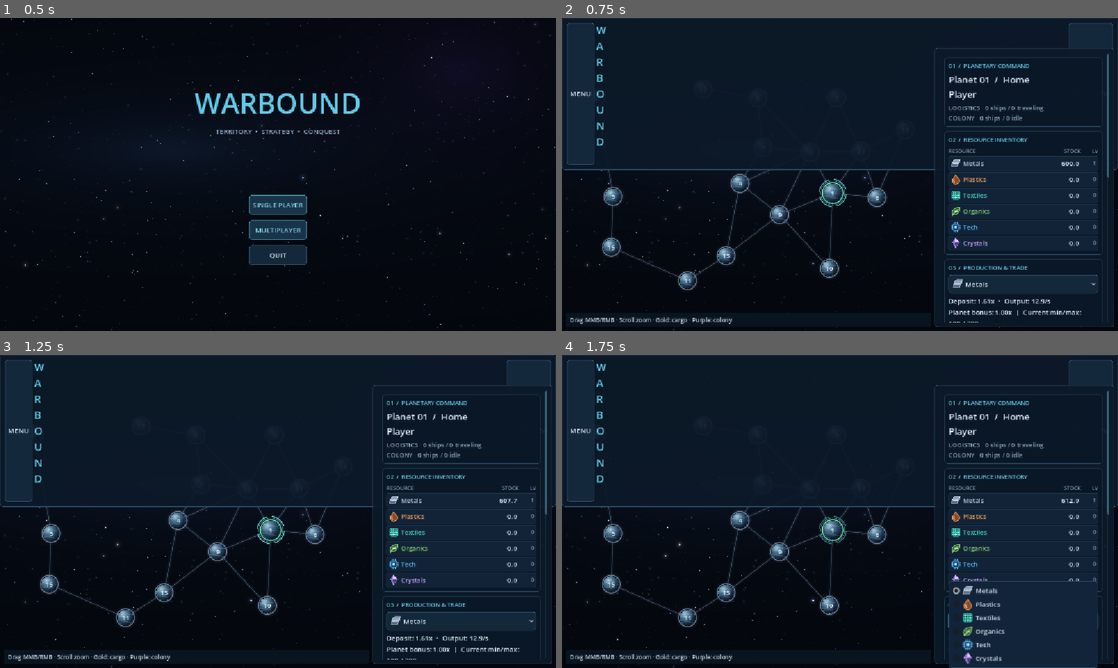
Above: before the commit, frames 1-4 (two rows, left to right).
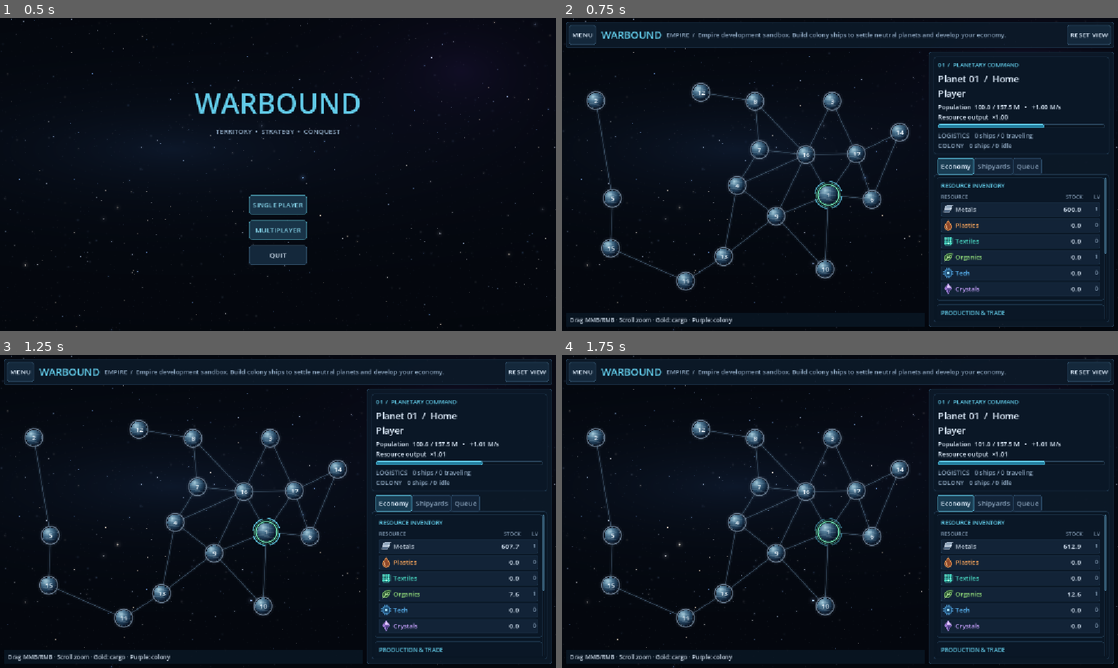
Above: after the commit, the same moments.

Repository: Allumnium/krangblade
Game: Godot game, scene res://scenes/main.tscn
Two runs of this game, one before a commit and one after it. Both use one fixed random seed, a clock stepped at 60 frames per second and the inputs below.
Inputs:
- Up to frame 1 (0.5 s): no input
- Up to frame 2 (0.75 s): click "SINGLE PLAYER" at 0.5 s
- Up to frame 3 (1.25 s): no input
- Up to frame 4 (1.75 s): click "Metals" at 1.25 s

Frame 1 is identical in both runs. In frame 2, 13% of the frame differs, in the area x 0-100%, y 0-99%; in frame 3, 13%; in frame 4, 13%, in the area x 0-100%, y 0-100%.

Commit message:
Fix HUD layout and add population governed by local Organics output

Diff:
--- a/scripts/economy_rules.gd
+++ b/scripts/economy_rules.gd
@@ -3,6 +3,13 @@
 const MAP = preload("res://scripts/planet_map.gd")
 const RESOURCES = ["Metals", "Plastics", "Textiles", "Organics", "Tech", "Crystals"]
 const EXTRACTED = ["Metals", "Plastics", "Crystals"]
+const ACTIVE_PRODUCTION = ["Metals", "Plastics", "Organics", "Crystals"]
+# Prototype demographic scale; population is expressed in millions.
+const HOME_POPULATION: float = 100.0
+const COLONY_POPULATION: float = 10.0
+const ORGANICS_PER_LEVEL: float = 8.0
+const POPULATION_PER_ORGANICS_RATE: float = 12.5
+const POPULATION_GROWTH_RATE: float = 0.01
 const CARGO_CAPACITY: float = 10.0
 const SHIP_SPEED: float = 95.0
 const SHIP_SIZE: int = 1
@@ -42,9 +49,10 @@
             # Bootstrap values are test data, not final economy balance.
             abundance["Metals"] = maxf(1.0, float(abundance["Metals"]))
             levels["Metals"] = 1
+            levels["Organics"] = 1
             stock["Metals"] = 600.0
             yards.append({"level": 1, "job": -1})
-        planets.append({"owner": owner, "home": home, "stock": stock, "levels": levels,
+        planets.append({"owner": owner, "home": home, "population": HOME_POPULATION if home else 0.0, "stock": stock, "levels": levels,
             "abundance": abundance, "bonuses": bonuses, "thresholds": thresholds,
             "yards": yards, "queue": []})
     return {"map": map_data, "planets": planets, "ships": [], "teams": teams, "next_id": 1}
@@ -101,7 +109,10 @@
         return false
     var at: int = int(ship["at"])
     if int(state["planets"][at]["owner"]) == 0:
-        state["planets"][at]["owner"] = int(ship["owner"])
+        var colony: Dictionary = state["planets"][at]
+        colony["owner"] = int(ship["owner"])
+        colony["population"] = COLONY_POPULATION
+        colony["levels"]["Organics"] = 1
         return true # consumed to establish the colony
     # Another ship arrived first. Return to launch without claiming or combat.
     var back: Array[int] = []
@@ -111,11 +122,28 @@
     _set_route(ship, back)
     return false
 
+static func population_capacity(planet: Dictionary) -> float:
+    return rate(planet, "Organics") * POPULATION_PER_ORGANICS_RATE
+
+static func population_multiplier(planet: Dictionary) -> float:
+    return float(planet["population"]) / HOME_POPULATION
+
+static func population_growth(planet: Dictionary) -> float:
+    var current: float = float(planet["population"])
+    var capacity: float = population_capacity(planet)
+    if capacity <= current:
+        return 0.0
+    return minf(current * POPULATION_GROWTH_RATE, capacity - current)
+
 static func rate(planet: Dictionary, resource: String) -> float:
-    if not EXTRACTED.has(resource) or int(planet["owner"]) == 0:
+    if not ACTIVE_PRODUCTION.has(resource) or int(planet["owner"]) == 0:
         return 0.0
     var level: int = int(planet["levels"][resource])
-    return 8.0 * level * float(planet["abundance"].get(resource, 0.0)) * float(planet["bonuses"].get(resource, 1.0))
+    var bonus: float = float(planet["bonuses"].get(resource, 1.0))
+    if resource == "Organics":
+        # Independent of population to avoid a circular food/output dependency.
+        return ORGANICS_PER_LEVEL * level * bonus
+    return 8.0 * level * float(planet["abundance"].get(resource, 0.0)) * bonus * population_multiplier(planet)
 
 static func max_size(level: int) -> int:
     return level
@@ -185,7 +213,7 @@
             if EXTRACTED.has(target) and float(p["abundance"].get(target, 0.0)) <= 0.0:
                 return false
             # Non-extraction production rules have not been designed yet.
-            if not EXTRACTED.has(target):
+            if not ACTIVE_PRODUCTION.has(target):
                 return false
             level = int(p["levels"][target]) + 1
         _: return false
@@ -256,7 +284,12 @@
     var p: Dictionary = state["planets"][index]
     if int(p["owner"]) == 0:
         return
-    for resource in EXTRACTED:
+    var current: float = float(p["population"])
+    var cap: float = population_capacity(p)
+    # Growth is capped by local Organics output, not stored/imported inventory.
+    if current < cap:
+        p["population"] = minf(cap, current + population_growth(p) * dt)
+    for resource in ACTIVE_PRODUCTION:
         p["stock"][resource] = float(p["stock"][resource]) + rate(p, resource) * dt
     # Upgrades and new infrastructure use fixed durations. Shipyards are not needed.
     for item in (p["queue"] as Array).duplicate():
--- a/scripts/match.gd
+++ b/scripts/match.gd
@@ -7,7 +7,8 @@
 const ECONOMY = preload("res://scripts/economy_rules.gd")
 const COLORS = [Color("#607286"), Color("#67d4a9"), Color("#f4a46a"), Color("#77aafe"),
     Color("#ce91ed"), Color("#eed16b"), Color("#f084a6"), Color("#6bcbd4"), Color("#ed7577")]
-const PANEL_WIDTH: float = 380.0
+const PANEL_WIDTH: float = 392.0
+const HEADER_HEIGHT: float = 54.0
 const RADIUS: float = 17.0
 const MIN_ZOOM: float = 0.5
 const MAX_ZOOM: float = 4.0
@@ -15,6 +16,12 @@
 
 var session: Node
 var map_canvas: Control
+var header_panel: PanelContainer
+var brand_label: Label
+var inspector_panel: PanelContainer
+var inspector_tabs: TabContainer
+var population_label: Label
+var population_bar: ProgressBar
 var zoom: float = 1.0
 var pan: Vector2 = Vector2.ZERO
 var drag_button: int = 0
@@ -85,7 +92,7 @@
     add_child(map_canvas)
     map_canvas.set_anchors_and_offsets_preset(Control.PRESET_FULL_RECT)
     map_canvas.offset_left = 8
-    map_canvas.offset_top = 62
+    map_canvas.offset_top = HEADER_HEIGHT + 16
     map_canvas.offset_right = -PANEL_WIDTH - 8
     map_canvas.offset_bottom = -8
     map_canvas.clip_contents = true
@@ -93,45 +100,52 @@
     map_canvas.gui_input.connect(_map_input)
     map_canvas.draw.connect(_draw_map)
     map_canvas.resized.connect(map_canvas.queue_redraw)
-    var header := PanelContainer.new()
-    add_child(header)
-    header.set_anchors_and_offsets_preset(Control.PRESET_TOP_WIDE)
-    header.offset_bottom = 54
+    header_panel = PanelContainer.new()
+    add_child(header_panel)
+    header_panel.add_theme_stylebox_override("panel", HUD.surface(Color("#0c1928ed"), Color("#284661"), 6))
+    header_panel.set_anchors_and_offsets_preset(Control.PRESET_TOP_WIDE)
+    header_panel.offset_left = 8
+    header_panel.offset_right = -8
+    header_panel.offset_top = 8
+    header_panel.offset_bottom = 8 + HEADER_HEIGHT
     var row := HBoxContainer.new()
-    header.add_child(row)
+    row.add_theme_constant_override("separation", 10)
+    header_panel.add_child(row)
     leave = _button("RETURN", _leave, row)
-    var brand := _label("WARBOUND", 21)
-    brand.add_theme_color_override("font_color", HUD.ACCENT)
-    row.add_child(brand)
+    brand_label = _label("WARBOUND", 21)
+    brand_label.autowrap_mode = TextServer.AUTOWRAP_OFF
+    brand_label.add_theme_color_override("font_color", HUD.ACCENT)
+    row.add_child(brand_label)
     heading = _label("EMPIRE", 13)
+    heading.autowrap_mode = TextServer.AUTOWRAP_OFF
     heading.add_theme_color_override("font_color", HUD.MUTED)
     heading.size_flags_horizontal = Control.SIZE_EXPAND_FILL
     heading.clip_text = true
+    heading.text_overrun_behavior = TextServer.OVERRUN_TRIM_ELLIPSIS
     row.add_child(heading)
     _button("RESET VIEW", _reset_view, row)
-    var panel := PanelContainer.new()
-    add_child(panel)
-    panel.anchor_left = 1.0
-    panel.anchor_right = 1.0
-    panel.anchor_bottom = 1.0
-    panel.offset_left = -PANEL_WIDTH
-    panel.offset_right = -8
-    panel.offset_top = 62
-    panel.offset_bottom = -8
-    var scroll := ScrollContainer.new()
-    panel.add_child(scroll)
-    scroll.horizontal_scroll_mode = ScrollContainer.SCROLL_MODE_DISABLED
-    var margin := MarginContainer.new()
-    margin.size_flags_horizontal = Control.SIZE_EXPAND_FILL
-    for side in ["left", "right", "top", "bottom"]:
-        margin.add_theme_constant_override("margin_" + side, 10)
-    scroll.add_child(margin)
+    inspector_panel = PanelContainer.new()
+    add_child(inspector_panel)
+    inspector_panel.anchor_left = 1.0
+    inspector_panel.anchor_right = 1.0
+    inspector_panel.anchor_bottom = 1.0
+    inspector_panel.offset_left = -PANEL_WIDTH
+    inspector_panel.offset_right = -8
+    inspector_panel.offset_top = HEADER_HEIGHT + 16
+    inspector_panel.offset_bottom = -8
     var body := VBoxContainer.new()
-    body.add_theme_constant_override("separation", 10)
-    margin.add_child(body)
+    body.add_theme_constant_override("separation", 8)
+    inspector_panel.add_child(body)
     var overview: VBoxContainer = HUD.section(body, "01  /  PLANETARY COMMAND")
     info = _label("", 19)
     overview.add_child(info)
+    population_label = _label("", 13)
+    overview.add_child(population_label)
+    population_bar = ProgressBar.new()
+    population_bar.custom_minimum_size.y = 8
+    population_bar.show_percentage = false
+    population_bar.tooltip_text = "Population relative to local Organics-supported capacity"
+    overview.add_child(population_bar)
     fleet = _label("", 13)
     fleet.add_theme_color_override("font_color", HUD.MUTED)
     overview.add_child(fleet)
@@ -139,7 +153,14 @@
     overview.add_child(colony_picker)
     send_colony_button = _button("SEND COLONY SHIP", _send_colony, overview)
     HUD.action(send_colony_button, Color("#c7a4ff"))
-    var resources: VBoxContainer = HUD.section(body, "02  /  RESOURCE INVENTORY")
+    inspector_tabs = TabContainer.new()
+    inspector_tabs.size_flags_vertical = Control.SIZE_EXPAND_FILL
+    inspector_tabs.clip_contents = true
+    body.add_child(inspector_tabs)
+    var economy_page: VBoxContainer = _inspector_page("Economy")
+    var shipyard_page: VBoxContainer = _inspector_page("Shipyards")
+    var queue_page: VBoxContainer = _inspector_page("Queue")
+    var resources: VBoxContainer = HUD.section(economy_page, "RESOURCE INVENTORY")
     inventory = VBoxContainer.new()
     inventory.add_theme_constant_override("separation", 3)
     resources.add_child(inventory)
@@ -186,7 +207,7 @@
         level_label.add_theme_color_override("font_color", HUD.MUTED)
         line.add_child(level_label)
         level_labels[resource] = level_label
-    var logistics: VBoxContainer = HUD.section(body, "03  /  PRODUCTION & TRADE")
+    var logistics: VBoxContainer = HUD.section(economy_page, "PRODUCTION & TRADE")
     resource_picker = OptionButton.new()
     for resource in ECONOMY.RESOURCES:
         resource_picker.add_icon_item(HUD.ICONS[resource], resource)
@@ -213,7 +234,7 @@
     threshold_button = _button("APPLY THRESHOLDS", _apply_thresholds, logistics)
     upgrade_resource = _button("UPGRADE PRODUCTION", func() -> void: _operation("production", _resource()), logistics)
     HUD.action(upgrade_resource)
-    var shipyards: VBoxContainer = HUD.section(body, "04  /  SHIPYARDS")
+    var shipyards: VBoxContainer = HUD.section(shipyard_page, "SHIPYARDS")
     yard_picker = OptionButton.new()
     yard_picker.item_selected.connect(func(_i: int) -> void: _refresh())
     shipyards.add_child(yard_picker)
@@ -225,7 +246,7 @@
     HUD.action(colony_button, Color("#c7a4ff"))
     yard_button = _button("BUILD SHIPYARD", func() -> void: _operation("yard"), shipyards)
     upgrade_yard = _button("UPGRADE SHIPYARD", func() -> void: _operation("yard_upgrade", str(yard_picker.selected)), shipyards)
-    var queue: VBoxContainer = HUD.section(body, "05  /  CONSTRUCTION QUEUE")
+    var queue: VBoxContainer = HUD.section(queue_page, "CONSTRUCTION QUEUE")
     jobs = ItemList.new()
     jobs.custom_minimum_size.y = 130
     jobs.item_selected.connect(func(_i: int) -> void: _refresh())
@@ -238,6 +259,18 @@
     queue.add_child(job_cost)
     cancel_button = _button("CANCEL SELECTED / REFUND", _cancel, queue)
     HUD.action(cancel_button, Color("#e9a276"))
+
+func _inspector_page(title_text: String) -> VBoxContainer:
+    var scroll := ScrollContainer.new()
+    scroll.name = title_text
+    scroll.horizontal_scroll_mode = ScrollContainer.SCROLL_MODE_DISABLED
+    scroll.size_flags_vertical = Control.SIZE_EXPAND_FILL
+    inspector_tabs.add_child(scroll)
+    var page := VBoxContainer.new()
+    page.add_theme_constant_override("separation", 8)
+    page.size_flags_horizontal = Control.SIZE_EXPAND_FILL
+    scroll.add_child(page)
+    return page
 
 func _state() -> Dictionary:
     return session.get("economy")
@@ -320,6 +353,8 @@
     cancel_button.disabled = true
     if p.is_empty():
         info.text = "Select a planet."
+        population_label.text = ""
+        population_bar.hide()
         resource_detail.text = ""
         yard_info.text = ""
         jobs.clear()
@@ -331,16 +366,23 @@
     var roster: Dictionary = session.get("players")
     var name_text: String = "Neutral" if owner == 0 else str(roster.get(owner, {}).get("name", "Player"))
     info.text = "Planet %02d%s\n%s" % [selected + 1, "  /  Home" if bool(p["home"]) else "", name_text]
+    var population: float = float(p["population"])
+    var capacity: float = ECONOMY.population_capacity(p)
+    population_label.text = "Population  %.1f / %.1f M   •   +%.2f M/s\nResource output  ×%.2f" % [population, capacity, ECONOMY.population_growth(p), ECONOMY.population_multiplier(p)]
+    population_bar.visible = capacity > 0.0
+    population_bar.value = 100.0 * population / maxf(capacity, 1.0)
     inventory.show()
     for r in ECONOMY.RESOURCES:
         stock_labels[r].text = "%.1f" % float(p["stock"][r])
         level_labels[r].text = str(int(p["levels"][r]))
     var resource: String = _resource()
-    var available: bool = ECONOMY.EXTRACTED.has(resource) and float(p["abundance"].get(resource, 0.0)) > 0.0
+    var available: bool = ECONOMY.ACTIVE_PRODUCTION.has(resource) and (not ECONOMY.EXTRACTED.has(resource) or float(p["abundance"].get(resource, 0.0)) > 0.0)
     var modifier: float = float(p["bonuses"].get(resource, 1.0))
     var detail: String = "Production rules not defined yet."
     if ECONOMY.EXTRACTED.has(resource):
         detail = "Deposit: %.2fx  •  Output: %.1f/s" % [float(p["abundance"].get(resource, 0.0)), ECONOMY.rate(p, resource)]
+    elif resource == "Organics":
+        detail = "Output: %.1f/s  •  Supports %.1f M people" % [ECONOMY.rate(p, resource), ECONOMY.population_capacity(p)]
     var t: Dictionary = p["thresholds"][resource]
     resource_detail.text = "%s\nPlanet bonus: %.2fx  |  Current min/max: %.0f / %.0f" % [detail, modifier, float(t["min"]), float(t["max"])]
     upgrade_resource.disabled = not owned or not available or ECONOMY._has_job(p, "production", resource)
--- a/scripts/ui_theme.gd
+++ b/scripts/ui_theme.gd
@@ -32,6 +32,13 @@
     result.set_color("font_color", "Label", TEXT)
     result.set_color("default_color", "RichTextLabel", TEXT)
     result.set_stylebox("panel", "PanelContainer", surface(Color("#0c1928ed"), Color("#284661"), 10))
+    result.set_stylebox("panel", "TabContainer", surface(Color("#091624"), Color("#284661"), 6))
+    result.set_stylebox("tab_selected", "TabContainer", surface(Color("#193c52"), ACCENT, 7, 3))
+    result.set_stylebox("tab_unselected", "TabContainer", surface(Color("#122337"), Color("#284661"), 7, 3))
+    result.set_stylebox("tab_hovered", "TabContainer", surface(Color("#23475e"), ACCENT, 7, 3))
+    result.set_color("font_selected_color", "TabContainer", TEXT)
+    result.set_color("font_unselected_color", "TabContainer", MUTED)
+    result.set_color("font_hovered_color", "TabContainer", TEXT)
     result.set_stylebox("panel", "PopupMenu", surface(Color("#122439"), Color("#3a627e"), 6))
     var normal := surface(Color("#14283b"), Color("#34546e"), 7)
     var hover := surface(Color("#1d3b51"), ACCENT, 7)
--- a/tests/economy_rules_test.gd
+++ b/tests/economy_rules_test.gd
@@ -24,6 +24,37 @@
     assert(not ECON.set_thresholds(state, 1, 0, "Metals", 200, 100))
     assert(ECON.set_thresholds(state, 1, 0, "Metals", 0, 100))
     assert(not ECON.enqueue(state, 1, 0, "production", "Tech"))
+
+    # Population and local Organics production are independent of stored food.
+    var demographics: Dictionary = ECON.create(graph, players, ids)
+    var home: Dictionary = demographics["planets"][0]
+    home["bonuses"]["Organics"] = 1.0
+    home["abundance"]["Metals"] = 1.0
+    assert(is_equal_approx(float(home["population"]), ECON.HOME_POPULATION))
+    assert(is_equal_approx(ECON.population_capacity(home), ECON.HOME_POPULATION))
+    assert(is_zero_approx(ECON.population_growth(home)))
+    var baseline: float = ECON.rate(home, "Metals")
+    home["population"] = ECON.HOME_POPULATION * 0.5
+    assert(is_equal_approx(ECON.rate(home, "Metals"), baseline * 0.5))
+    var food: float = ECON.rate(home, "Organics")
+    home["stock"]["Organics"] = 10000.0
+    assert(is_equal_approx(ECON.population_capacity(home), ECON.HOME_POPULATION))
+    assert(is_equal_approx(food, ECON.ORGANICS_PER_LEVEL))
+    ECON.step(demographics, 1.0)
+    assert(float(home["population"]) > ECON.HOME_POPULATION * 0.5)
+    assert(is_equal_approx(float(home["stock"]["Organics"]), 10000.0 + food))
+    home["population"] = ECON.HOME_POPULATION
+    ECON.step(demographics, 1.0)
+    assert(is_equal_approx(float(home["population"]), ECON.HOME_POPULATION))
+    assert(ECON.enqueue(demographics, 1, 0, "production", "Organics"))
+    ECON.step(demographics, 20.0)
+    assert(int(home["levels"]["Organics"]) == 2)
+    assert(is_equal_approx(ECON.population_capacity(home), ECON.HOME_POPULATION * 2.0))
+    ECON.step(demographics, 1.0)
+    assert(float(home["population"]) > ECON.HOME_POPULATION)
+    home["bonuses"]["Organics"] = 1.5
+    assert(is_equal_approx(ECON.population_capacity(home), ECON.HOME_POPULATION * 3.0))
+    assert(is_zero_approx(float(demographics["planets"][3]["population"])))
 
     # Construction is proportional, time-dependent and fully refundable.
     p["levels"]["Metals"] = 0
@@ -129,6 +160,8 @@
     assert(int(colonization["planets"][3]["owner"]) == 0)
     ECON.step(colonization, 0.5)
     assert(int(colonization["planets"][3]["owner"]) == 3)
+    assert(is_equal_approx(float(colonization["planets"][3]["population"]), ECON.COLONY_POPULATION))
+    assert(int(colonization["planets"][3]["levels"]["Organics"]) == 1)
     ECON.step(colonization, 1.0)
     assert(colonization["ships"].size() == 1)
     assert(int(c1["dest"]) == -1)
--- a/tests/map_view_smoke.gd
+++ b/tests/map_view_smoke.gd
@@ -13,6 +13,18 @@
     assert(view != null and view.has_method("_select_at"))
     await process_frame
     assert(view.theme != null)
+    var header: PanelContainer = view.get("header_panel")
+    var brand: Label = view.get("brand_label")
+    var canvas: Control = view.get("map_canvas")
+    var inspector: PanelContainer = view.get("inspector_panel")
+    assert(header.size.y <= 60.0)
+    assert(header.position.y + header.size.y < canvas.position.y)
+    assert(header.position.y + header.size.y < inspector.position.y)
+    assert(brand.autowrap_mode == TextServer.AUTOWRAP_OFF)
+    assert(brand.size.x >= brand.get_combined_minimum_size().x)
+    var tabs: TabContainer = view.get("inspector_tabs")
+    assert(tabs.get_tab_count() == 3)
+    assert((view.get("population_label") as Label).text.contains("Population"))
     assert((view.get("stock_labels") as Dictionary).size() == 6)
     var resources: OptionButton = view.get("resource_picker")
     for i in range(resources.item_count):
@@ -40,10 +52,12 @@
     view.call("_refresh")
     var jobs: ItemList = view.get("jobs")
     assert(jobs.item_count == 1)
+    tabs.current_tab = 2
     jobs.select(0)
     view.call("_refresh")
     assert((view.get("job_progress") as ProgressBar).visible)
     assert((view.get("job_cost") as HBoxContainer).get_child_count() > 0)
+    tabs.current_tab = 0
     view.set("selected", neighbor)
     view.call("_refresh")
     for i in range(125):
